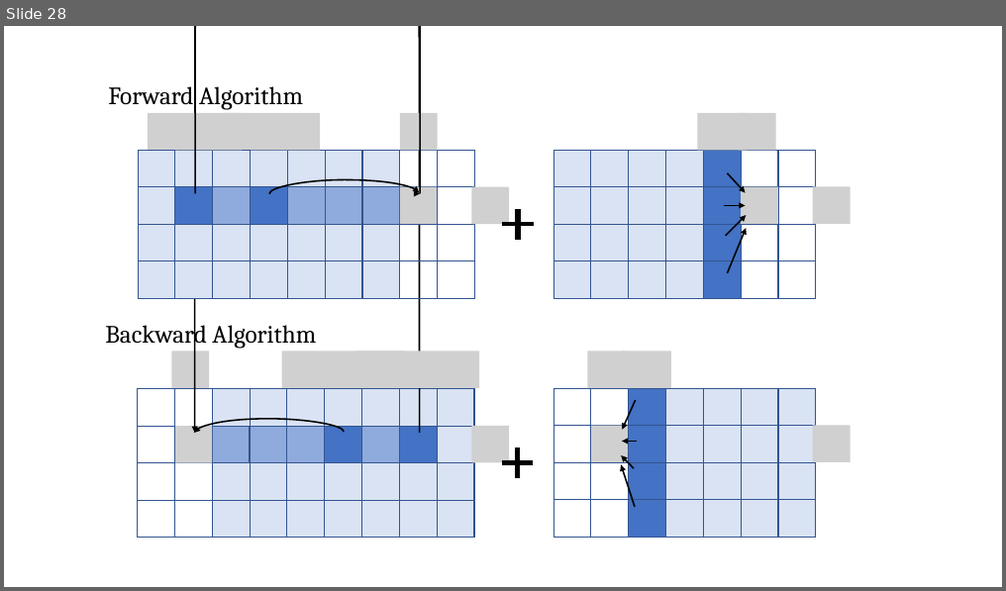
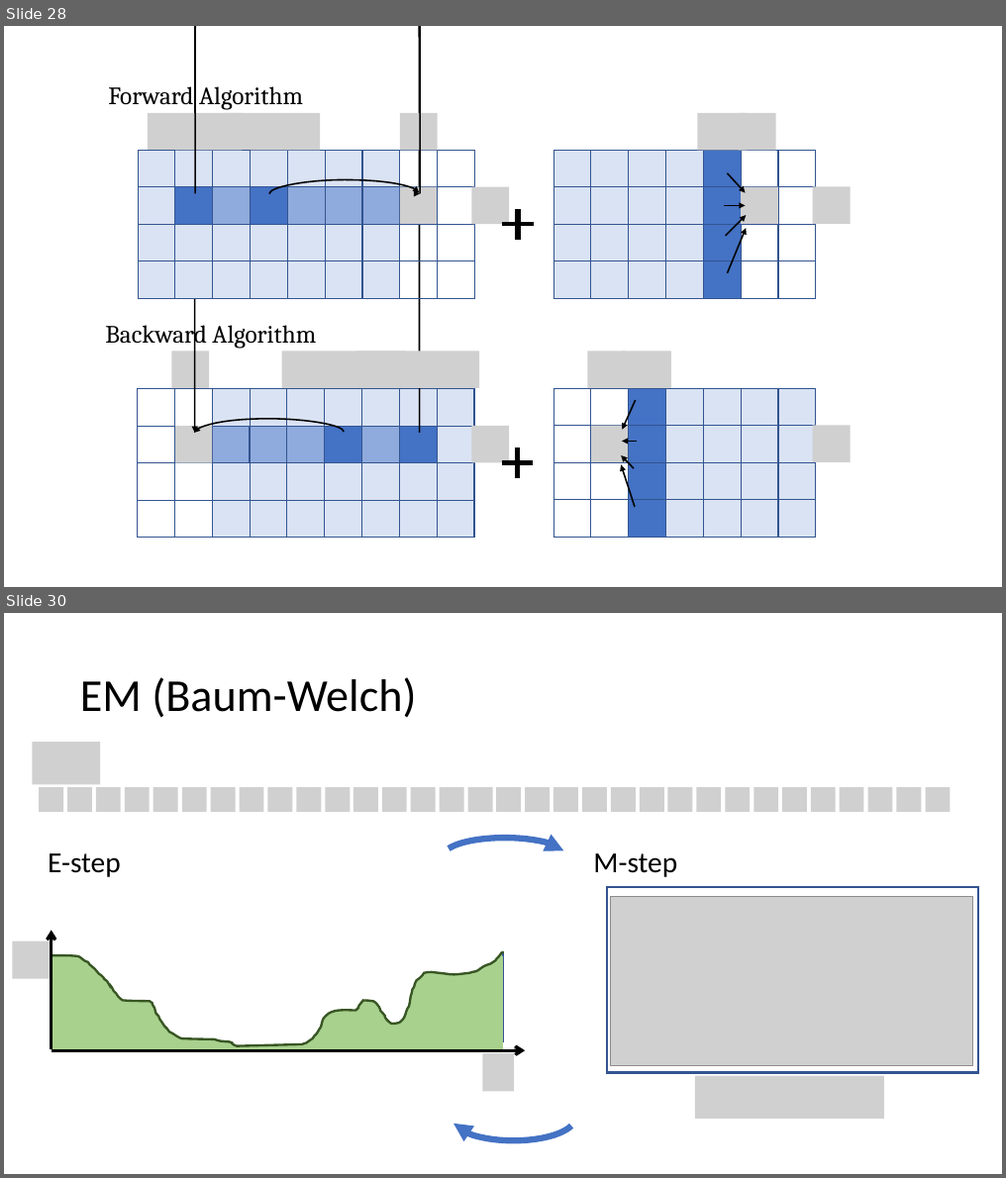
Before and after one commit to David-Taub/HOP-HMM, a slide deck: Help/ThesesPresentation2.pptx. Shown one above the other, each under a label of ours: slide 28 before the commit, slides 28 and 30 after it; the slides between them are not shown. The pictures are 1006x591 and 1006x1178 pixels, drawn with LibreOffice and Linux fonts; fonts in the diff are those of the drawing; grey boxes stand for pictures. Boxes give left, top, right and bottom in pixels: in the first picture for what was removed or moved away, otherwise in the second. Text is boxed around its words. In the diff, an @@ line names an element or a change of style, - is before the commit and + after.

```diff
--- a/Help/ThesesPresentation2.pptx
+++ b/Help/ThesesPresentation2.pptx
@@ slide 30 added at <box>4,613,1002,1174</box>, background #FFFFFF @@
@@ title added at <box>80,677,416,717</box>, 44 pt, text #000000 @@
+EM (Baum-Welch)
@@ picture added at <box>33,742,101,784</box> @@
@@ group added at <box>39,787,950,812</box>: 32 pictures @@
@@ arc (boxed as its full ellipse) added at <box>444,838,567,875</box>, outline #4472C4 6 pt @@
@@ text added at <box>48,854,121,877</box>, 28 pt, text #000000 @@
+E-step
@@ text added at <box>593,854,677,877</box>, 28 pt, text #000000 @@
+M-step
@@ rectangle added at <box>607,888,978,1073</box>, outline #325491 2.25 pt @@
@@ picture added at <box>611,897,972,1065</box> @@
@@ arrow added from (52, 1051) to (52, 931), #000000 3 pt @@
@@ picture added at <box>12,942,49,979</box> @@
@@ rectangle added at <box>52,956,503,1051</box>, fill #A9D18E @@
@@ freeform shape added at <box>52,953,503,1047</box>, fill #FFFFFF, outline #385723 2.25 pt @@
@@ rectangle added at <box>478,954,503,1043</box>, fill #A9D18E, outline #325491 1 pt @@
@@ arrow added from (52, 1051) to (525, 1051), #000000 3 pt @@
@@ picture added at <box>482,1054,514,1091</box> @@
@@ picture added at <box>695,1075,884,1118</box> @@
@@ arc (boxed as its full ellipse) added at <box>451,1095,575,1141</box>, outline #4472C4 6 pt @@
```
Also in this commit, not shown: 10 other slides added, 1 other file.
